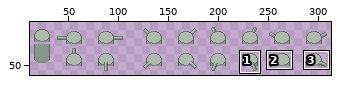
Sprite sheet: Assets/Sprites/silo-turret.png. Above: a wide view before the commit, with the close-up outlined.
Close-up. Earlier state:
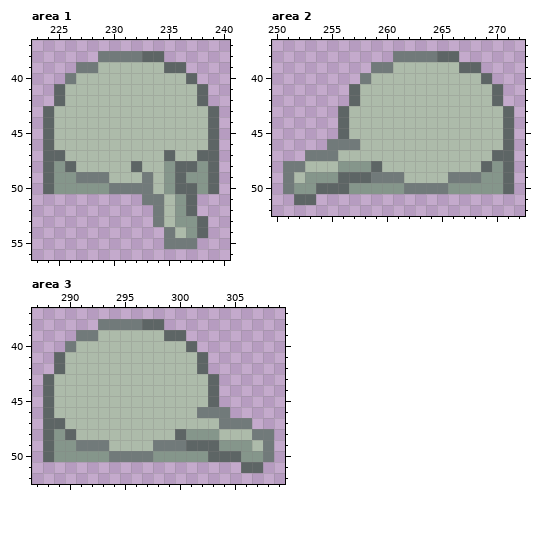
The file is 320x64 pixels. Colours within 5 levels of each other are drawn and written as one. Shown: area 1: x 223..240, y 37..56; area 2: x 250..272, y 37..52; area 3: x 287..309, y 37..52. The wide view leaves out empty margins. The commit also changed other parts of the picture, which this record leaves out.
The same view after the edit:
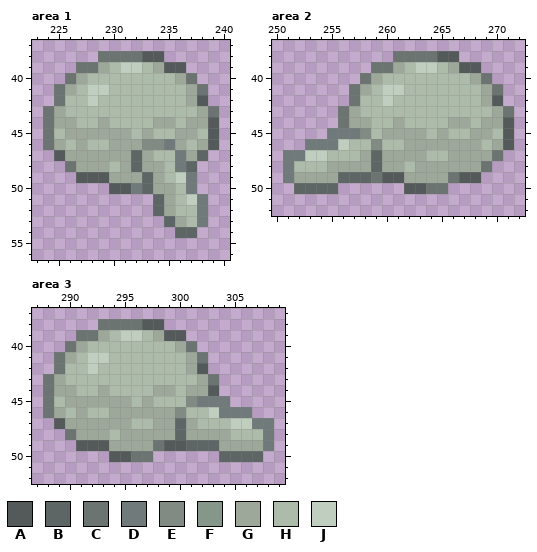
Palette (. is transparent): A #545959  B #5d6565  C #6b7470  D #717a7a  E #818b83  F #85968b  G #9da89a  H #adbbaa  J #bfcebf
Edits made:
Changed rows in their new state; - is an unchanged pixel.
Area 1:
first column x 224:
38 -----CCCCAA-----
39 ---CCG-JJ-GAA---
40 --CG--------GC--
41 -CG-JJ-------GC-
42 -C--J--------GA-
43 CG------------GC
44 CGG--G----GG-GGA
45 C-GGGGGG-G--GG-A
46 CG-G--GGGEEDG-GA
47 .AGGGGGGBG-HDG-.
48 ..CGGG-G-GGHD-..
49 ...AAAGGGBGHJD..
50 ......AA-BGGHD..
51 ---------.BGHJD-
52 ----------BGHHD-
53 ----------.BGHD-
54 -----------.BB.-
55 -----------...--
Area 2:
first column x 251:
38 ----------CCCCAA-----
39 --------CCG-JJ-GAA---
40 -------CG--------GC--
41 ------CG-JJ-------GC-
42 ------C--J--------GA-
43 -----CG------------GC
44 -----CGG--G----GG-GGA
45 ----DDDE-GGGG-G--GG-A
46 --DD-JH-E--GGGGGGG-GA
47 DDJJH--GBGGGG--GGGGC.
48 -H--GGGG-GG-GGGGGGC..
49 -GGGG---CAAGGGGCAA...
50 .BB--......AACC......
51 -..------------------
Area 3:
first column x 288:
38 -----CCCCAA----------
39 ---CCG-JJ-GAA--------
40 --CG--------GC-------
41 -CG-JJ-------GC------
42 -C--J--------GA------
43 CG------------GC-----
44 CGG--G----GG-GGA-----
45 C-GGGGGG-G---EDDD----
46 CG-G--GGGGGGE-HJ-DD--
47 .AGGGGGG--GGBG--HJJDD
48 ..CGGG-GGGGG-GGGG--H-
49 ...AAAGGGGCAA---GGGG-
50 ......AACC......--BB.
51 ------------------..-
Changed places in both close-ups, as pixel boxes (x1, y1, x2, y2):
changed: (43, 51, 219, 249)
changed: (283, 51, 514, 205)
changed: (43, 319, 274, 473)
